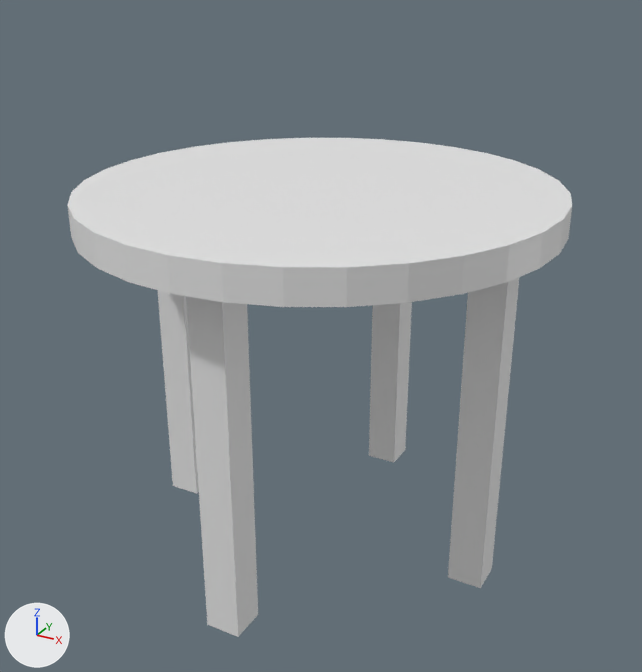
One commit to the Blender file Resources/ArtSharing/LaurenArt/Shield/sidetable.blend: the scene before it, then after it.
Camera for both pictures: a 50 mm lens placed at (3.42, -6.21, 4.02), pointed at (0.03, -0.06, 0.95). The axes (+X, +Y, +Z) are drawn at lower left. The lights are the same throughout. The older version comes first.
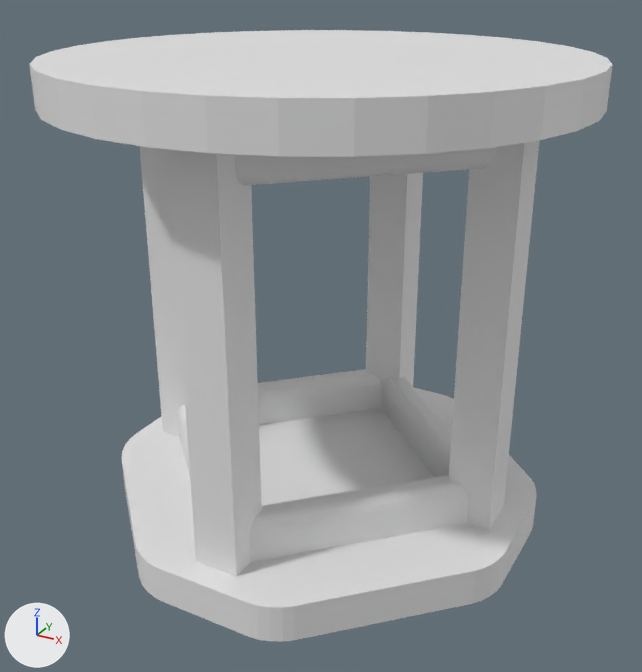
Where the newer file only moved an object's origin or applied its transform, the numbers keep the older frame.

Pixel boxes (x1, y1, x2, y2) of what changed, in the pictures (642 x 672 px):
'Cylinder', moved, rescaled (16% wider, 25% shorter): before (68, 138, 572, 307); after (29, 30, 613, 157)
'Cube.004', added: after (122, 388, 537, 642)
'Cube.002', moved, rescaled (30% wider, 37% taller): before (448, 277, 520, 588); after (168, 149, 262, 576)
'Cube.001', moved, rescaled (26% wider, 14% taller): before (186, 296, 258, 637); after (449, 140, 540, 530)
'Cube.003', moved, rescaled: before (158, 290, 199, 494); after (366, 173, 423, 408)
'Cube', moved, rescaled: before (369, 302, 412, 462); after (140, 146, 185, 436)
'Cube.009', added: after (249, 475, 468, 562)
'Cube.007', added: after (234, 147, 496, 185)
'Cube.010', added: after (258, 369, 381, 425)
'Cube.012', added: after (382, 376, 452, 477)
'Cube.011', added: after (177, 405, 190, 474)

The change in detail:
me_cylinder is used by ob_cylinder; location (0.0, 0.0, 0.0); scale (1.01, 1.01, 1.02).
me_cylinder had 64 vertices, 34 faces and spanned x -1.95..1.95, y -1.98..1.98, z 1.94..2.19.
me_cylinder now has 64 vertices, 34 faces and spans x -2.11..2.11, y -2.11..2.11, z 2.88..3.2.
me_cylinder part 1: the whole mesh is scaled about its middle by (1.08, 1.06, 1.23), then moved by (0.0, 0.0, 0.97).
Mesh me_cube_016 is new.
It has 28 vertices, 16 faces and spans x -1.0..1.0, y -1.0..1.0, z -1.0..1.0.
Mesh me_cube_004 is new.
It has 80 vertices, 42 faces and spans x -1.0..1.0, y -1.0..1.0, z -1.0..1.0.
Object 'Cube' (ob_cube) moves from (0.0, 1.5, 0.49) to (-1.5, 0.0, 1.18).
Object 'Cube' (ob_cube) is rescaled from (0.15, 0.15, 1.54) to (0.19, 0.19, 1.8).
Object 'Cube.001' (ob_cube_001) moves from (0.0, -1.5, 0.49) to (1.5, 0.0, 1.18).
Object 'Cube.001' (ob_cube_001) is rescaled from (0.15, 0.15, 1.54) to (0.19, 0.19, 1.8).
Object 'Cube.002' (ob_cube_002) moves from (1.5, 0.0, 0.49) to (0.0, -1.5, 1.18).
Object 'Cube.002' (ob_cube_002) is rescaled from (0.15, 0.15, 1.54) to (0.19, 0.19, 1.8).
Object 'Cube.003' (ob_cube_003) moves from (-1.5, 0.0, 0.49) to (0.0, 1.5, 1.18).
Object 'Cube.003' (ob_cube_003) is rescaled from (0.15, 0.15, 1.54) to (0.19, 0.19, 1.8).
Object 'Cube.012' (ob_cube_012) is new; it shows me_cube_016.
Its location is (0.75, 0.75, -0.24).
Its rotation in degrees is (0, 180, 45).
Its scale is (0.13, 1.0, 0.211).
Object 'Cube.011' (ob_cube_011) is new; it shows a copy of me_cube_016.
Its location is (-0.75, -0.75, -0.24).
Its rotation in degrees is (0, 180, 45).
Its scale is (0.13, 1.0, 0.211).
Object 'Cube.010' (ob_cube_010) is new; it shows a copy of me_cube_016.
Its location is (-0.75, 0.75, -0.24).
Its rotation in degrees is (0, 180, -45).
Its scale is (0.13, 1.0, 0.211).
Object 'Cube.009' (ob_cube_009) is new; it shows a copy of me_cube_016.
Its location is (0.75, -0.75, -0.24).
Its rotation in degrees is (0, 180, -45).
Its scale is (0.13, 1.0, 0.211).
Object 'Cube.007' (ob_cube_007) is new; it shows a copy of me_cube_016.
Its location is (0.75, -0.75, 2.78).
Its rotation in degrees is (0, 0, -45).
Its scale is (0.13, 1.0, 0.211).
Object 'Cube.004' (ob_cube_004) is new; it shows me_cube_004.
Its location is (0.0, 0.0, -0.57).
Its scale is (1.9, 1.9, 0.16).
